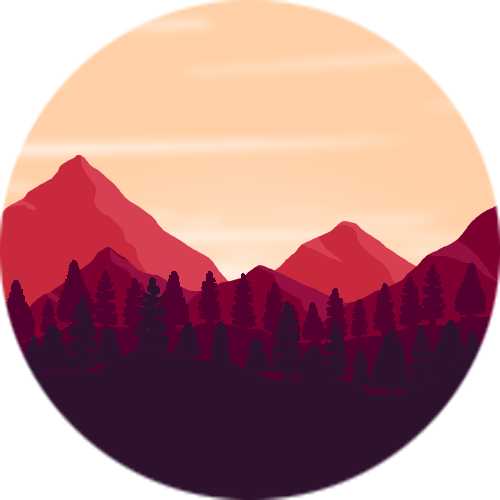
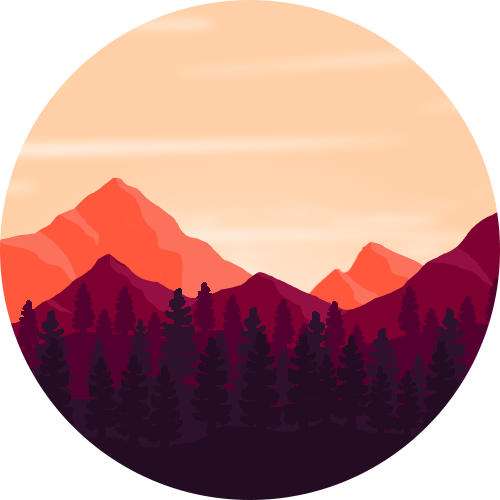
Before/after of a 500px x 500px layered artwork. What changed in the layer stack:
removed group "Group 6" (1 layers) over [0, 0, 500, 500]
added layer "Group 1 copy 3" above "Group 1 copy 2" over [0, 0, 500, 500]
hid "Group 1 copy", painted on it over [0, 0, 500, 500]
